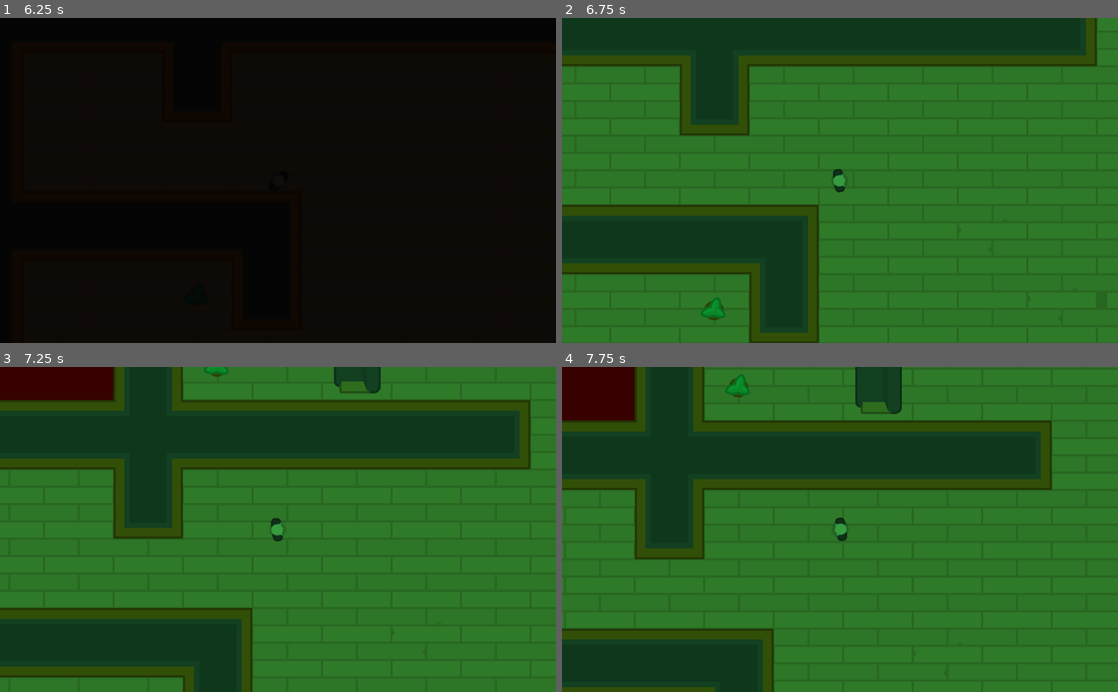
Above: before the commit, frames 1-4 (two rows, left to right).
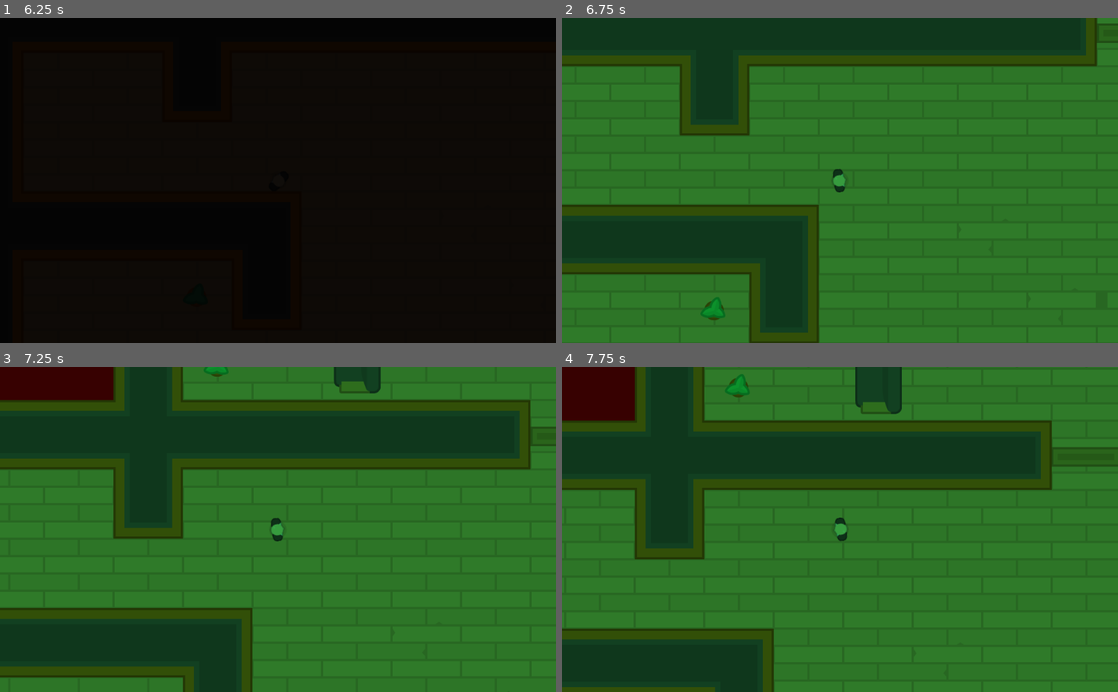
Above: after the commit, the same moments.

Repository: sandoche/Godot-learning-udemy
Game: Godot game, scene res://Levels/Level1.tscn
Same seed, same stepped clock (60 frames per second), same inputs: the game is played once before the commit and once after it.
Inputs (mouse positions are in pixels of both pictures, inside the frame that each line leads up to):
- Up to frame 1 (6.25 s): tap Enter at 0.5, 5 s; move the mouse to (400, 164) at 0.52 s; hold D (move_right) 0.53-1.28 s; tap Space (toggle_vision_mode) at 0.6, 1.35, 2.1, 2.85, 3.6, 4.25, 4.35, 5.1, 5.85 s; click (400, 164) at 0.67 s; move the mouse to (166, 196) at 1.27 s; hold S (move_down) 1.28-2.03 s; move the mouse to (333, 109) at 2.02 s; hold D (move_right) 2.03-2.78 s; move the mouse to (250, 245) at 2.77 s; hold Z (move_up) 2.78-3.53 s; click (250, 245) at 2.92 s; move the mouse to (444, 229) at 3.52 s; hold Q (move_left) 3.53-5.03 s; move the mouse to (111, 131) at 4.27 s; move the mouse to (305, 180) at 5.02 s; hold S (move_down) 5.03-5.78 s; click (305, 180) at 5.17 s; move the mouse to (194, 99) at 5.77 s; hold D (move_right) from 5.78 s (still down)
- Up to frame 2 (6.75 s): tap Space (toggle_vision_mode) at 6.5, 6.6 s; move the mouse to (962, 164) at 6.52 s; release D (move_right) at 6.53 s; hold Z (move_up) from 6.53 s (still down)
- Up to frame 3 (7.25 s): keep holding Z (move_up)
- Up to frame 4 (7.75 s): move the mouse to (728, 545) at 7.27 s; release Z (move_up) at 7.28 s; hold D (move_right) from 7.28 s (still down); tap Space (toggle_vision_mode) at 7.35 s; click (728, 545) at 7.42 s

Frame 1 is identical in both runs. In frame 2, 0.1% of the frame differs, in the area x 96-100%, y 1-8%; in frame 3, 0.1%; in frame 4, 0.3%, in the area x 88-100%, y 24-31%.
Error in both runs: Invalid get index '0' (on base: 'PoolVector2Array'). (res://Characters/NPCs/Guard.gd:22)

Commit message:
:sparkles: Fixing masks and layer for the guards

Diff:
--- a/HeistMeisters/Characters/NPCs/Guard.tscn
+++ b/HeistMeisters/Characters/NPCs/Guard.tscn
@@ -6,6 +6,8 @@
 [ext_resource path="res://Lightmaps/Torch.tscn" type="PackedScene" id=4]
 
 [node name="Guard" instance=ExtResource( 3 )]
+collision_layer = 4
+collision_mask = 3
 script = ExtResource( 1 )
 
 [node name="Sprite" parent="." index="0"]
--- a/HeistMeisters/Levels/Level1.tscn
+++ b/HeistMeisters/Levels/Level1.tscn
@@ -292,3 +292,17 @@
 
 [node name="Door" parent="Doors" index="0" instance=ExtResource( 5 )]
 position = Vector2( -64, 191 )
+
+[node name="Door2" parent="Doors" index="1" instance=ExtResource( 5 )]
+position = Vector2( 193.459, 704 )
+rotation = 1.5708
+
+[node name="Door3" parent="Doors" index="2" instance=ExtResource( 5 )]
+position = Vector2( 319.297, -573 )
+
+[node name="Door4" parent="Doors" index="3" instance=ExtResource( 5 )]
+position = Vector2( 1344, -322.416 )
+
+[node name="Door5" parent="Doors" index="4" instance=ExtResource( 5 )]
+position = Vector2( 960, 448 )
+rotation = 1.5708
